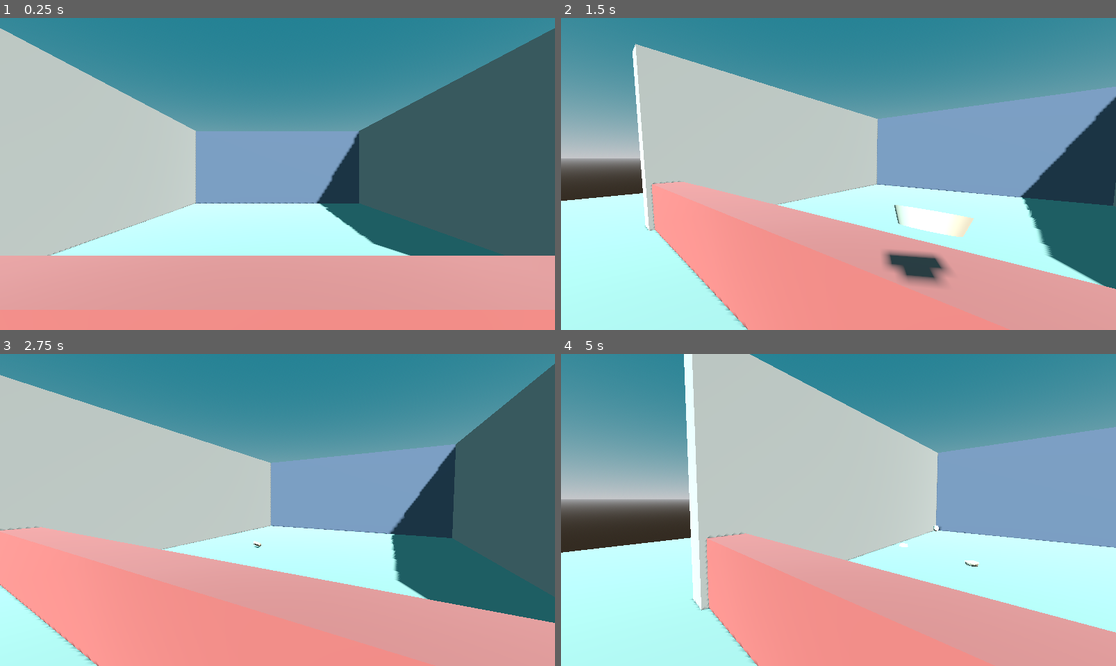
Above: before the commit, frames 1-4 (two rows, left to right).
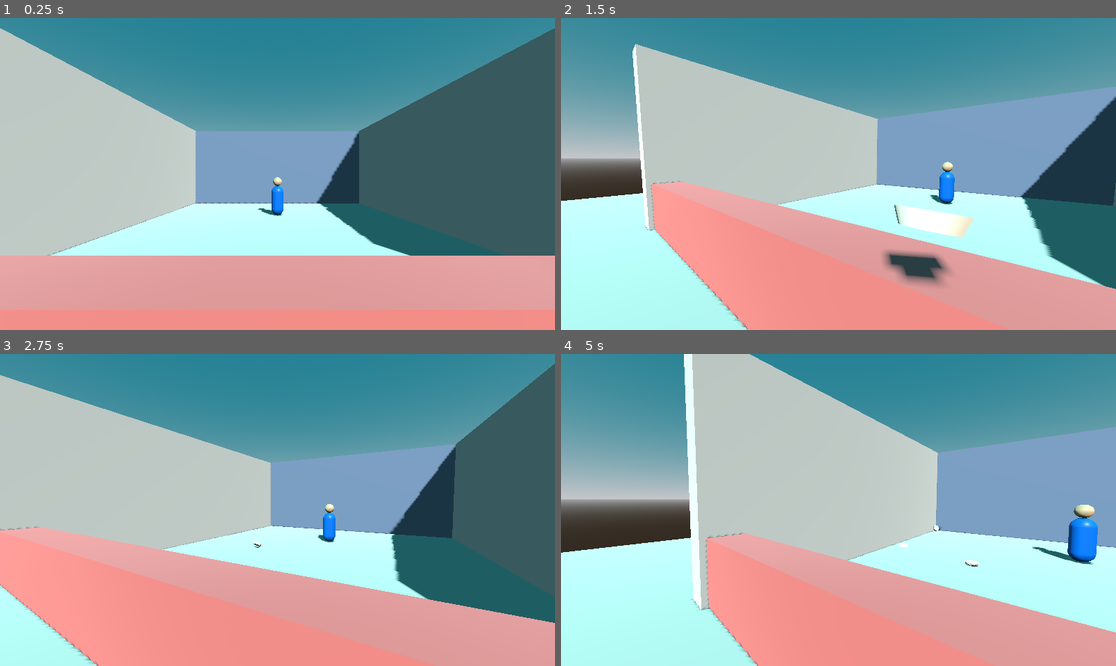
Above: after the commit, the same moments.

Repository: ADB4/CF37
Game: Godot game, scene res://scenes/main.tscn
Two runs of this game, one before a commit and one after it. Both use one fixed random seed, a clock stepped at 60 frames per second and the inputs below.
Inputs (mouse positions are in pixels of both pictures, inside the frame that each line leads up to):
- Up to frame 1 (0.25 s): no input
- Up to frame 2 (1.5 s): tap Enter at 0.5 s; move the mouse to (960, 158) at 0.52 s; press the mouse at (960, 158) at 0.53 s; hold D (move_right) 0.53-1.28 s; move the mouse to (810, 174) at 1.27 s; release the mouse at (810, 174) at 1.28 s; hold Left (move_left) from 1.28 s (still down); click (810, 174) at 1.35 s
- Up to frame 3 (2.75 s): move the mouse to (288, 503) at 2.02 s; release Left (move_left) at 2.03 s; press the mouse at (288, 503) at 2.03 s; hold D (move_right) from 2.03 s (still down)
- Up to frame 4 (5 s): move the mouse to (832, 516) at 2.77 s; release the mouse at (832, 516) at 2.78 s; click (832, 516) at 2.85 s; tap Space at 3.5 s; move the mouse to (877, 513) at 3.52 s; release D (move_right) at 3.53 s; press the mouse at (877, 513) at 3.53 s; hold Left (move_left) from 3.53 s (still down); move the mouse to (794, 506) at 4.27 s; release the mouse at (794, 506) at 4.28 s; click (794, 506) at 4.35 s

The runs differ from the first frame. In frame 1, 0.3% of the frame differs, in the area x 46-52%, y 51-64%; in frame 2, 0.3%; in frame 3, 0.2%; in frame 4, 0.9%, in the area x 84-97%, y 48-68%.

Commit message:
target character + basic collision

Diff:
--- a/scenes/main.tscn
+++ b/scenes/main.tscn
@@ -4,6 +4,7 @@
 [ext_resource type="PackedScene" uid="uid://dmqbvj54vb28g" path="res://scenes/environment.tscn" id="2_0wfyh"]
 [ext_resource type="Script" uid="uid://dep2n4fq8f3cj" path="res://scripts/player_controller.gd" id="3_sugp2"]
 [ext_resource type="PackedScene" uid="uid://b6x33a1s68d4r" path="res://scenes/pie_projectile.tscn" id="4_jyhfs"]
+[ext_resource type="PackedScene" uid="uid://lpqbd2rp56fv" path="res://scenes/target_character.tscn" id="5_tbgi4"]
 
 [node name="Main" type="Node3D" unique_id=1056491396]
 script = ExtResource("1_o5qli")
@@ -24,3 +25,7 @@
 transform = Transform3D(1, 0, 0, 0, 1, 0, 0, 0, 1, 0.25, -0.18, -0.55)
 
 [node name="ProjectileManager" type="Node3D" parent="." unique_id=24296500]
+
+[node name="TargetCharacter" parent="." unique_id=1860628569 instance=ExtResource("5_tbgi4")]
+unique_name_in_owner = true
+transform = Transform3D(1, 0, 0, 0, 1, 0, 0, 0, 1, 0, 0, -3)
--- /dev/null
+++ b/scenes/target_character.tscn
@@ -0,0 +1,78 @@
+[gd_scene format=3 uid="uid://lpqbd2rp56fv"]
+
+[ext_resource type="Script" uid="uid://b16626d83aecg" path="res://scripts/target_character.gd" id="1_r11h4"]
+
+[sub_resource type="CapsuleShape3D" id="CapsuleShape3D_r11h4"]
+radius = 0.3
+height = 1.7
+
+[sub_resource type="StandardMaterial3D" id="StandardMaterial3D_vdco3"]
+albedo_color = Color(0, 0.40057176, 0.7851045, 1)
+roughness = 0.4
+
+[sub_resource type="CapsuleMesh" id="CapsuleMesh_cywf5"]
+material = SubResource("StandardMaterial3D_vdco3")
+radius = 0.25
+height = 1.2
+
+[sub_resource type="StandardMaterial3D" id="StandardMaterial3D_r11h4"]
+albedo_color = Color(0.8048779, 0.6754278, 0.52385604, 1)
+roughness = 0.6
+
+[sub_resource type="SphereMesh" id="SphereMesh_vdco3"]
+material = SubResource("StandardMaterial3D_r11h4")
+radius = 0.18
+height = 0.36
+
+[sub_resource type="BoxShape3D" id="BoxShape3D_r11h4"]
+size = Vector3(0.7, 1, 0.7)
+
+[sub_resource type="SphereShape3D" id="SphereShape3D_vdco3"]
+radius = 0.25
+
+[sub_resource type="BoxShape3D" id="BoxShape3D_vdco3"]
+size = Vector3(6, 3, 5)
+
+[node name="TargetCharacter" type="CharacterBody3D" unique_id=1860628569]
+collision_layer = 4
+script = ExtResource("1_r11h4")
+
+[node name="BodyCollider" type="CollisionShape3D" parent="." unique_id=1459306388]
+transform = Transform3D(1, 0, 0, 0, 1, 0, 0, 0, 1, 0, 0.85, 0)
+shape = SubResource("CapsuleShape3D_r11h4")
+
+[node name="Pivot" type="Node3D" parent="." unique_id=474057676]
+
+[node name="BodyMesh" type="MeshInstance3D" parent="Pivot" unique_id=915684001]
+transform = Transform3D(1, 0, 0, 0, 1, 0, 0, 0, 1, 0, 0.6, 0)
+mesh = SubResource("CapsuleMesh_cywf5")
+
+[node name="HeadMesh" type="MeshInstance3D" parent="Pivot" unique_id=397660043]
+transform = Transform3D(1, 0, 0, 0, 1, 0, 0, 0, 1, 0, 1.38, 0)
+mesh = SubResource("SphereMesh_vdco3")
+
+[node name="HitZoneBody" type="Area3D" parent="Pivot" unique_id=2010000546]
+collision_layer = 0
+collision_mask = 2
+monitorable = false
+
+[node name="CollisionShape3D" type="CollisionShape3D" parent="Pivot/HitZoneBody" unique_id=914431514]
+transform = Transform3D(1, 0, 0, 0, 1, 0, 0, 0, 1, 0, 0.6, 0)
+shape = SubResource("BoxShape3D_r11h4")
+
+[node name="HitZoneHead" type="Area3D" parent="Pivot" unique_id=975589169]
+collision_layer = 0
+collision_mask = 2
+monitorable = false
+
+[node name="CollisionShape3D" type="CollisionShape3D" parent="Pivot/HitZoneHead" unique_id=610613314]
+transform = Transform3D(1, 0, 0, 0, 1, 0, 0, 0, 1, 0, 1.378, 0)
+shape = SubResource("SphereShape3D_vdco3")
+
+[node name="DodgeSensor" type="Area3D" parent="." unique_id=1208586187]
+collision_mask = 2
+monitorable = false
+
+[node name="CollisionShape3D" type="CollisionShape3D" parent="DodgeSensor" unique_id=1849283588]
+transform = Transform3D(1, 0, 0, 0, 1, 0, 0, 0, 1, 0, 1.5, 3)
+shape = SubResource("BoxShape3D_vdco3")
--- a/scripts/main.gd
+++ b/scripts/main.gd
@@ -1,12 +1,19 @@
 extends Node3D
 
 @onready var _player: PlayerController = $PlayerController
+@onready var _target: TargetCharacter = $%TargetCharacter
 
 func _ready() -> void:
 	_player.charge_started.connect(_on_charge_started)
 	_player.charge_updated.connect(_on_charge_updated)
 	_player.charge_released.connect(_on_charge_released)
 	_player.pie_thrown.connect(_on_pie_thrown)
+
+	_target.hit_zone_entered.connect(_on_target_hit_zone_entered)
+
+
+func _on_target_hit_zone_entered(zone: String, body: Node3D) -> void:
+	print("*** HIT: %s zone (by %s)" % [zone, body.name])
 
 func _on_charge_started() -> void:
 	print(">>> charge_started")
--- /dev/null
+++ b/scripts/target_character.gd
@@ -0,0 +1,15 @@
+class_name TargetCharacter
+extends CharacterBody3D
+
+signal hit_zone_entered(zone: String, body: Node3D)
+
+@onready var _hit_zone_head: Area3D = $Pivot/HitZoneHead
+@onready var _hit_zone_body: Area3D = $Pivot/HitZoneBody
+
+func _ready() -> void:
+	_hit_zone_head.body_entered.connect(_on_hit_zone_entered.bind("head"))
+	_hit_zone_body.body_entered.connect(_on_hit_zone_entered.bind("body"))
+
+func _on_hit_zone_entered(body: Node3D, zone: String) -> void:
+	print("[TargetCharacter] %s zone hit by %s" % [zone, body.name])
+	hit_zone_entered.emit(zone, body)
Not shown, added: scripts/target_character.gd.uid
